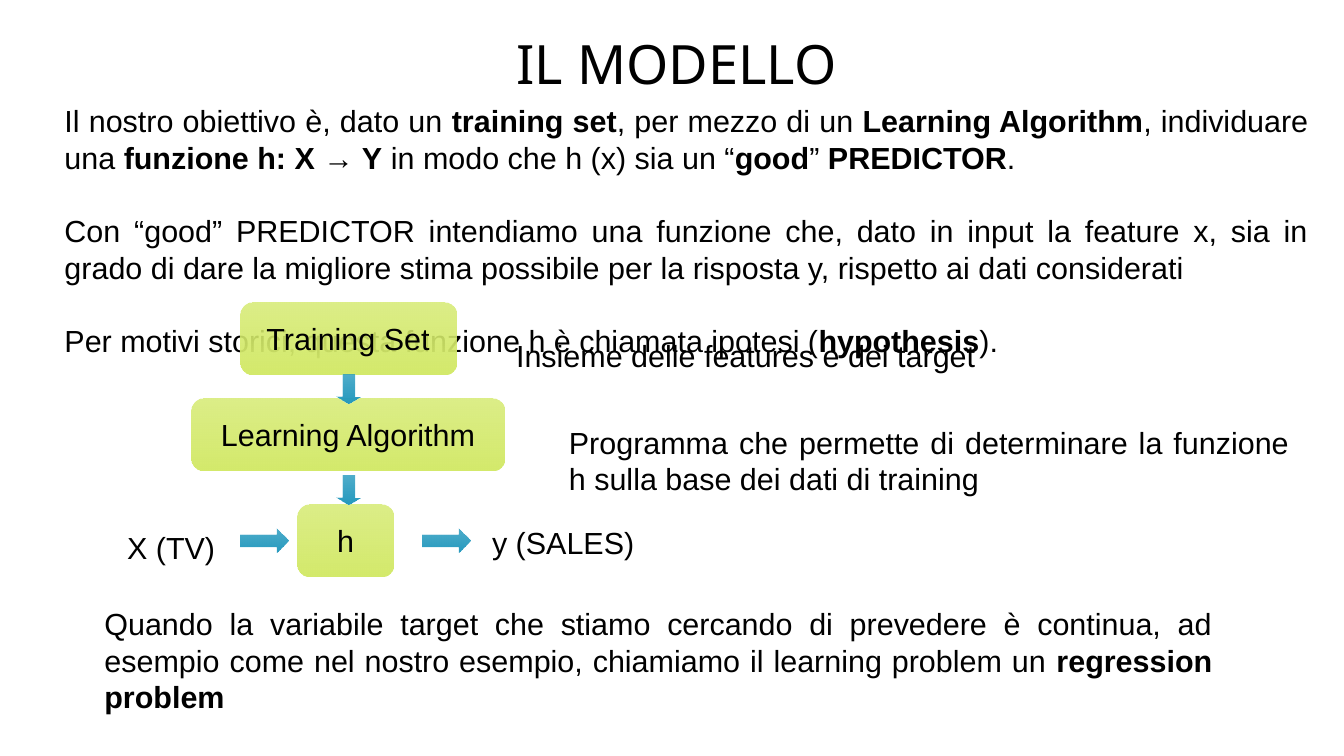
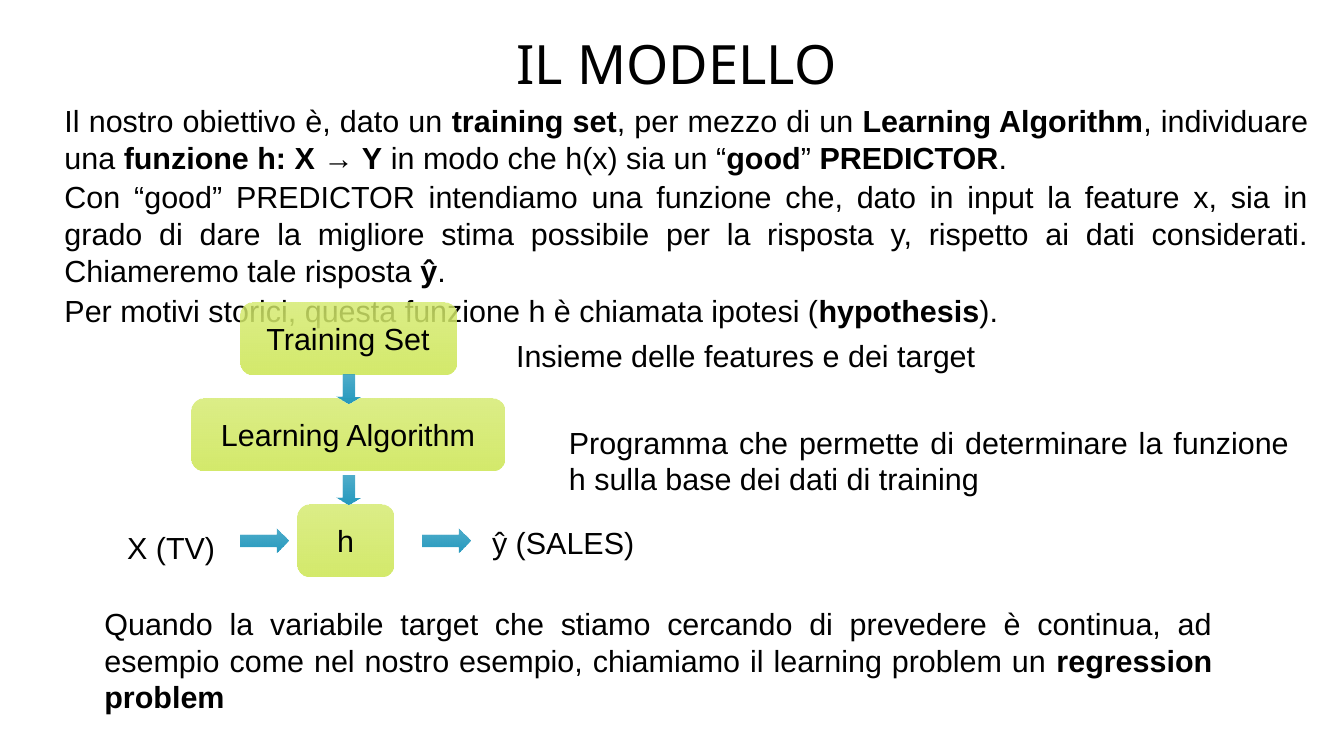
Before and after one commit to pal-dev-labs/Artificial-Intelligence-with-Python, a slide deck: slide 12 of presentazioni/AI-with-Python-lezione-8.odp. Drawn at 1344x756 pixels with LibreOffice and Linux fonts; fonts in the diff are those of the drawing. Boxes give left, top, right and bottom in pixels: in the first picture for what was removed or moved away, otherwise in the second. Text is boxed around its words. In the diff, an @@ line names an element or a change of style, - is before the commit and + after.

```diff
--- a/presentazioni/AI-with-Python-lezione-8.odp
+++ b/presentazioni/AI-with-Python-lezione-8.odp
@@ text at (64, 109, 1308, 288): text changed @@
-Il nostro obiettivo è, dato un training set, per mezzo di un Learning Algorithm, individuare una funzione h: X → Y in modo che h (x) sia un “good” PREDICTOR.
-Con “good” PREDICTOR intendiamo una funzione che, dato in input la feature x, sia in grado di dare la migliore stima possibile per la risposta y, rispetto ai dati considerati
+Il nostro obiettivo è, dato un training set, per mezzo di un Learning Algorithm, individuare una funzione h: X → Y in modo che h(x) sia un “good” PREDICTOR.
+Con “good” PREDICTOR intendiamo una funzione che, dato in input la feature x, sia in grado di dare la migliore stima possibile per la risposta y, rispetto ai dati considerati. Chiameremo tale risposta ŷ.
@@ text at (64, 298, 998, 328): less space between paragraphs @@
@@ text at (492, 531, 635, 560): text changed @@
-y (SALES)
+ŷ (SALES)
```
Also in this commit, not shown: 4 other slides changed, 4 slides added, 2 other files.
